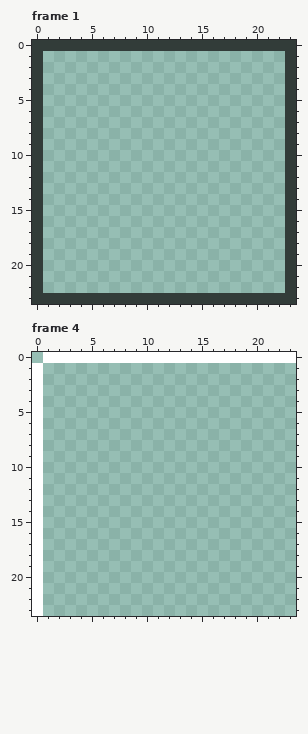
Pixel-art file, stored at sprites/sprites.aseprite. This is how it looked before the edit.
24x24 pixels, 4 frames. Shown: frame 1, frame 4.
The same view after the edit:
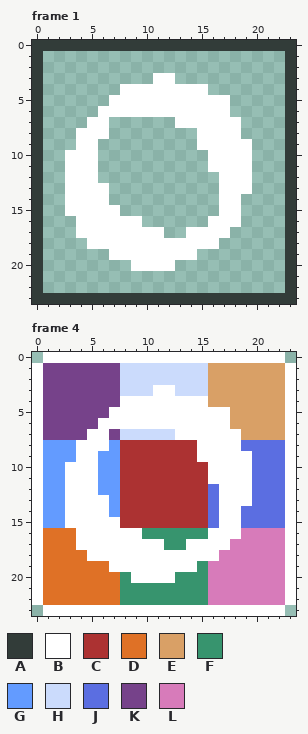
Palette (. is transparent): A #323c39  B #ffffff  C #ac3232  D #df7126  E #d9a066  F #37946e  G #639bff  H #cbdbfc  J #5b6ee1  K #76428a  L #d77bba
Changes in this commit:
layer "o" now shown
Frame 1, layer "o":
y 3: x 11..12 .. -> BB
y 4: x 8..15 ........ -> BBBBBBBB
y 5: x 7..17 ........... -> BBBBBBBBBBB
y 6: x 6..17 ............ -> BBBBBBBBBBBB
y 7: x 5..6 .. -> BB; x 13..18 ...... -> BBBBBB
y 8: x 4..6 ... -> BBB; x 15..18 .... -> BBBB
y 9: x 4..5 .. -> BB; x 15..19 ..... -> BBBBB
y 10..11: x 3..5 ... -> BBB; x 16..19 .... -> BBBB
y 12: x 3..5 ... -> BBB; x 17..19 ... -> BBB
y 13: x 3..6 .... -> BBBB; x 17..19 ... -> BBB
y 14: x 3..6 .... -> BBBB; x 17..18 .. -> BB
y 15: x 3..7 ..... -> BBBBB; x 17..18 .. -> BB
y 16: x 4..9 ...... -> BBBBBB; x 16..18 ... -> BBB
y 17: x 4..11 ........ -> BBBBBBBB; x 14..17 .... -> BBBB
y 18: x 5..16 ............ -> BBBBBBBBBBBB
y 19: x 7..14 ........ -> BBBBBBBB
y 20: x 9..12 .... -> BBBB
Frame 4, layers "o", "frame":
y 0: x 23 B -> .
y 1..2: x 1..23 ....................... -> KKKKKKKHHHHHHHHEEEEEEEB
y 3: x 1..23 ....................... -> KKKKKKKHHHBBHHHEEEEEEEB
y 4: x 1..23 ....................... -> KKKKKKKBBBBBBBBEEEEEEEB
y 5: x 1..23 ....................... -> KKKKKKBBBBBBBBBBBEEEEEB
y 6: x 1..23 ....................... -> KKKKKBBBBBBBBBBBBEEEEEB
y 7: x 1..23 ....................... -> KKKKBBKHHHHHBBBBBBEEEEB
y 8: x 1..23 ....................... -> GGGBBBGCCCCCCCBBBBJJJJB
y 9: x 1..23 ....................... -> GGGBBGGCCCCCCCBBBBBJJJB
y 10..11: x 1..23 ....................... -> GGBBBGGCCCCCCCCBBBBJJJB
y 12: x 1..23 ....................... -> GGBBBGGCCCCCCCCJBBBJJJB
y 13: x 1..23 ....................... -> GGBBBBGCCCCCCCCJBBBJJJB
y 14: x 1..23 ....................... -> GGBBBBGCCCCCCCCJBBJJJJB
y 15: x 1..23 ....................... -> GGBBBBBCCCCCCCCJBBJJJJB
y 16: x 1..23 ....................... -> DDDBBBBBBFFFFFFBBBLLLLB
y 17: x 1..23 ....................... -> DDDBBBBBBBBFFBBBBLLLLLB
y 18: x 1..23 ....................... -> DDDDBBBBBBBBBBBBLLLLLLB
y 19: x 1..23 ....................... -> DDDDDDBBBBBBBBFLLLLLLLB
y 20: x 1..23 ....................... -> DDDDDDDFBBBBFFFLLLLLLLB
y 21..22: x 1..23 ....................... -> DDDDDDDFFFFFFFFLLLLLLLB
y 23: x 0..22 B...................... -> .BBBBBBBBBBBBBBBBBBBBBB
Changed places in both pictures, as pixel boxes (x1, y1, x2, y2):
added: (65, 73, 252, 271)
changed: (32, 352, 296, 616)
